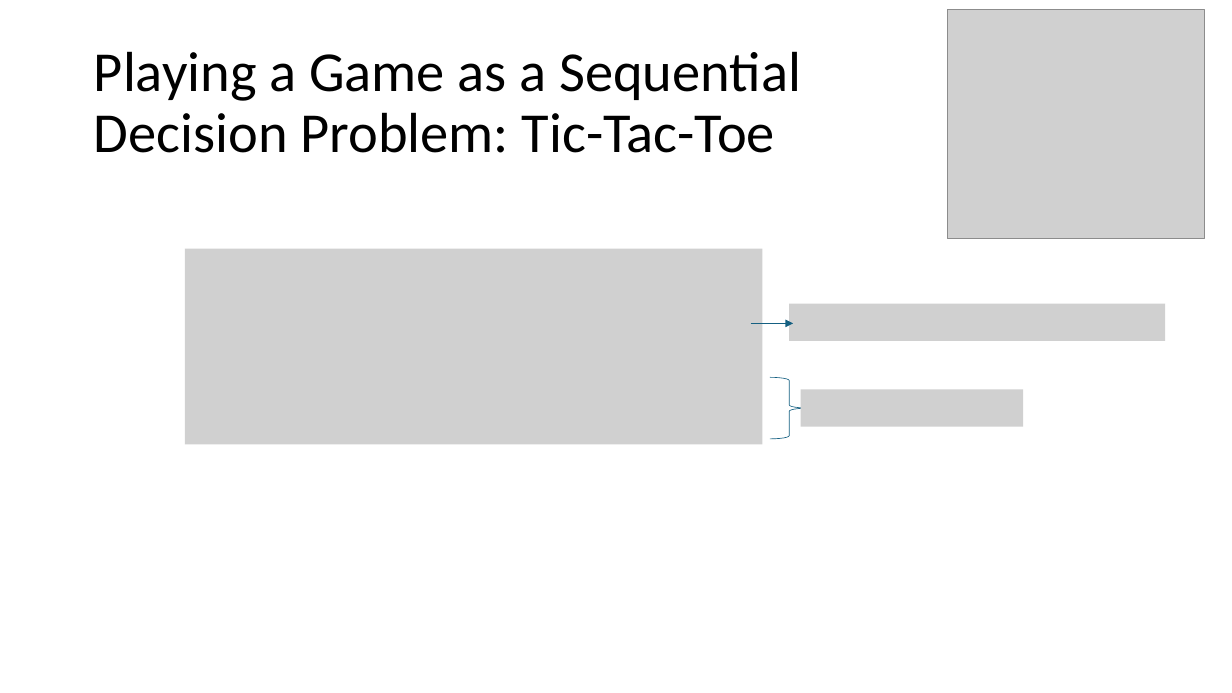
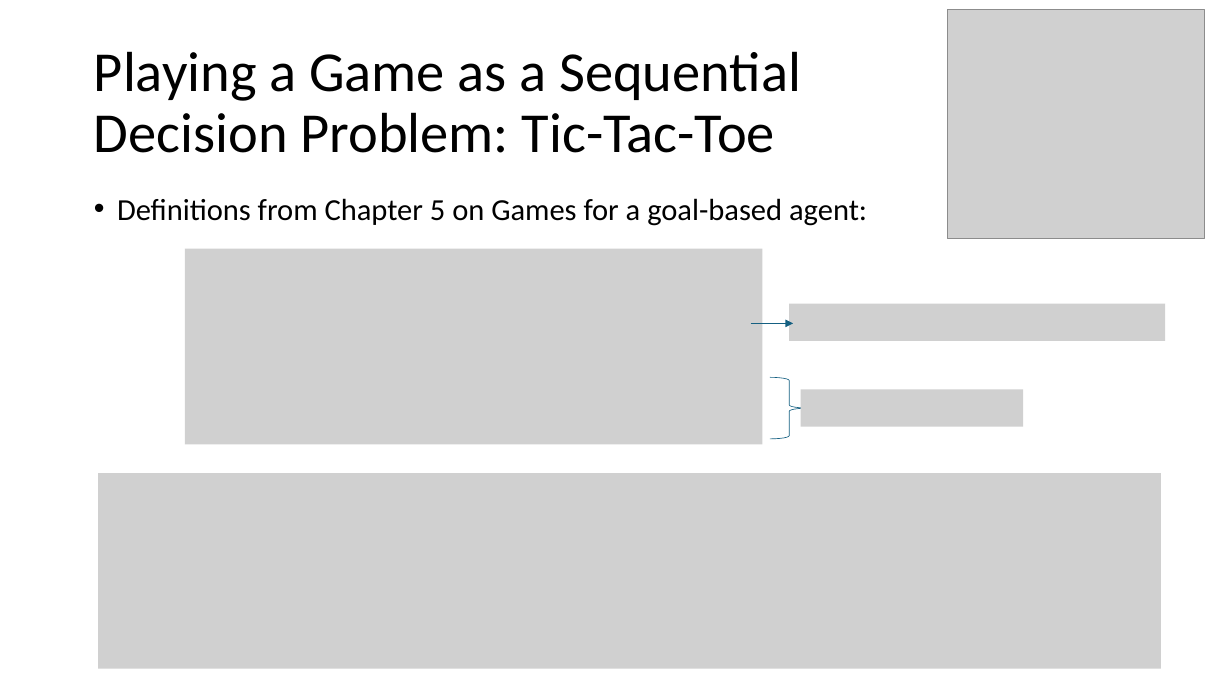
Before and after one commit to mhahsler/CS7320-AI, a slide deck: slide 13 of slides/22_Reinforcement_Learning.pptx. Drawn at 1232x693 pixels with LibreOffice and Linux fonts; fonts in the diff are those of the drawing; grey boxes stand for pictures. Boxes give left, top, right and bottom in pixels: in the first picture for what was removed or moved away, otherwise in the second. Text is boxed around its words. In the diff, an @@ line names an element or a change of style, - is before the commit and + after.

```diff
--- a/slides/22_Reinforcement_Learning.pptx
+++ b/slides/22_Reinforcement_Learning.pptx
@@ text added at box(117, 198, 867, 226), 23.8 pt, text #000000 @@
+• Definitions from Chapter 5 on Games for a goal-based agent:
@@ picture added at box(98, 473, 1161, 669) @@
```
Also in this commit, not shown: 14 other slides changed, 1 other file.
